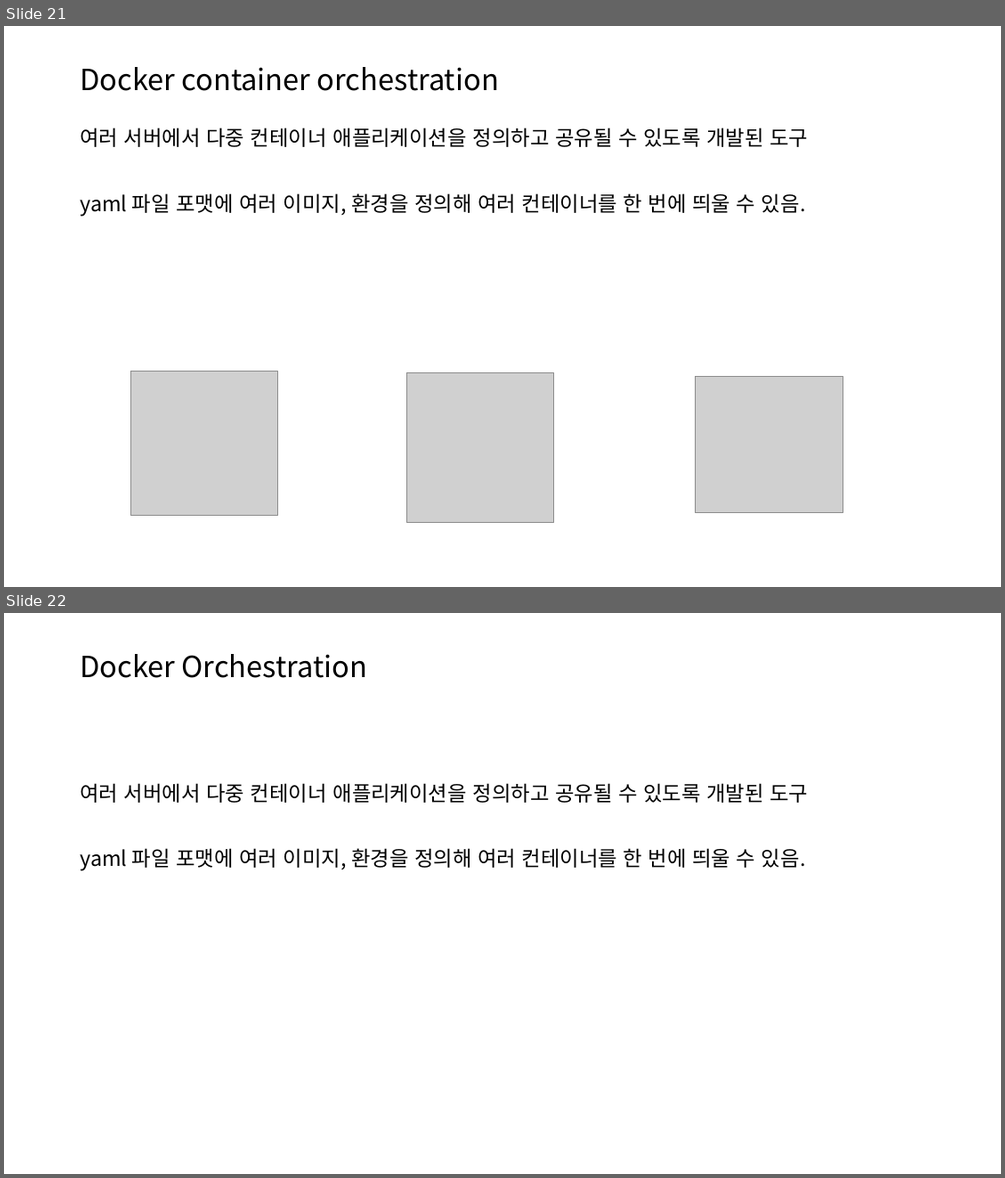
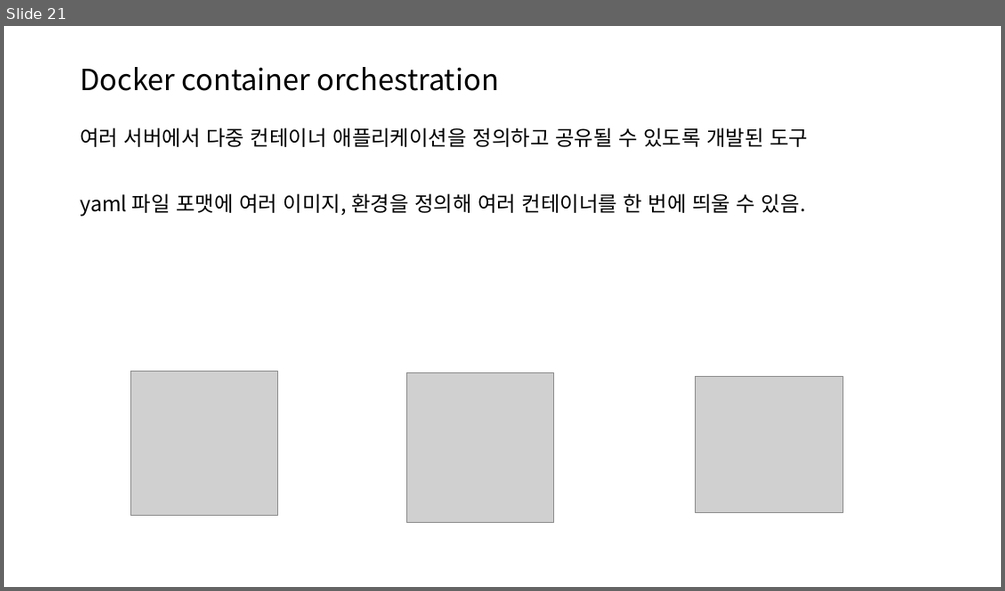
Before and after one commit to ABMI/abmi_docker, a slide deck: Document/DOCKER.pptx. Shown one above the other, each under a label of ours: slides 21 and 22 before the commit, slide 21 after it. The pictures are 1005x1178 and 1005x591 pixels, drawn with LibreOffice and Linux fonts; fonts in the diff are those of the drawing; grey boxes stand for pictures. Boxes give left, top, right and bottom in pixels: in the first picture for what was removed or moved away, otherwise in the second. Text is boxed around its words. In the diff, an @@ line names an element or a change of style, - is before the commit and + after.

Commit message:
문서 수정

```diff
--- a/Document/DOCKER.pptx
+++ b/Document/DOCKER.pptx
@@ slide 22 removed at [4, 613, 1001, 1174], background #FFFFFF @@
@@ title removed at [80, 654, 368, 678] @@
-Docker Orchestration
@@ text removed at [80, 783, 808, 871] @@
-여러 서버에서 다중 컨테이너 애플리케이션을 정의하고 공유될 수 있도록 개발된 도구
-yaml 파일 포맷에 여러 이미지, 환경을 정의해 여러 컨테이너를 한 번에 띄울 수 있음.
```
